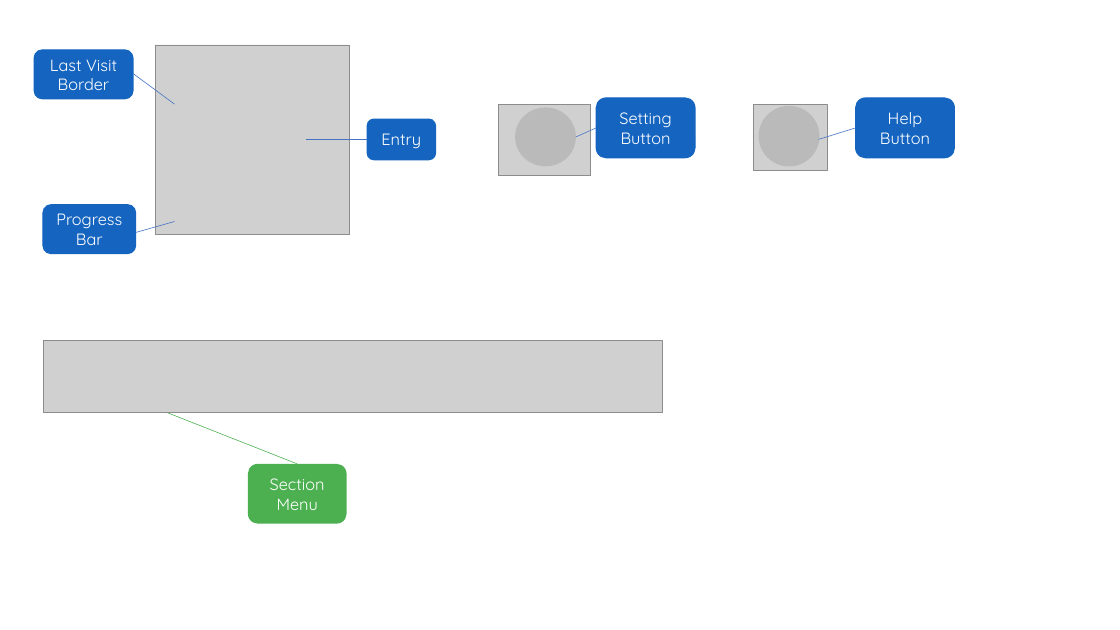
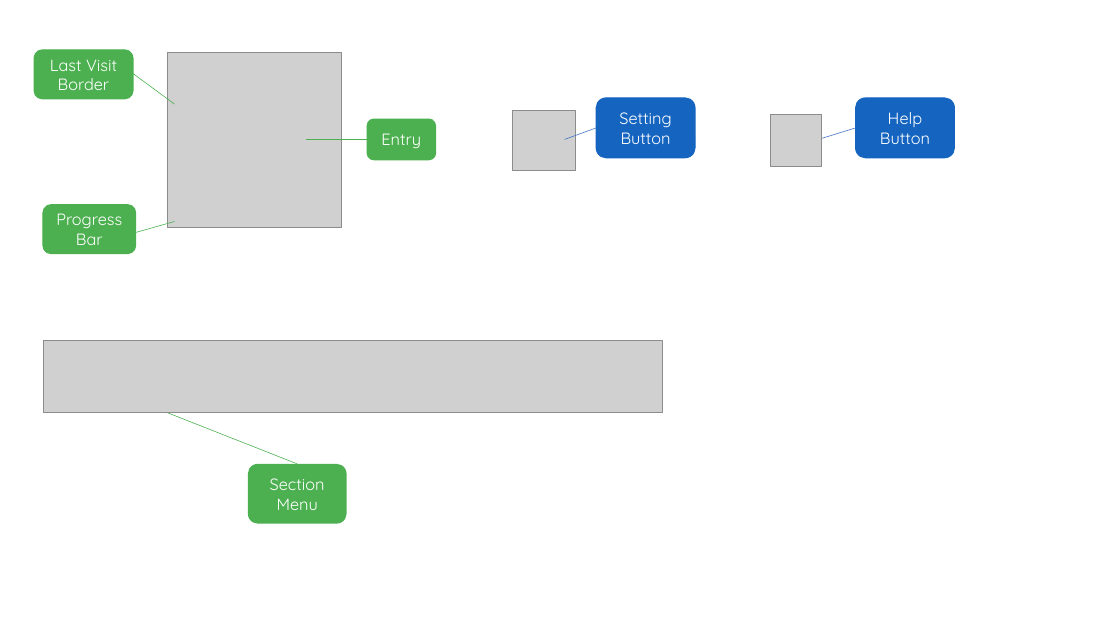
Before and after one commit to team10nb/PublicFiles, a slide deck: slide 3 of Design/helpPic2.pptx. Drawn at 1120x630 pixels with LibreOffice and Linux fonts; fonts in the diff are those of the drawing; grey boxes stand for pictures. Boxes give left, top, right and bottom in pixels: in the first picture for what was removed or moved away, otherwise in the second. Text is boxed around its words. In the diff, an @@ line names an element or a change of style, - is before the commit and + after.

```diff
--- a/Design/helpPic2.pptx
+++ b/Design/helpPic2.pptx
@@ picture: place and size @@
-picture at [155, 45, 350, 234]
+picture at [167, 53, 342, 228]
@@ line (133, 73) - (175, 104): stroke #4472C4 0.5 pt to #4CB050 0.5 pt @@
@@ fill #1565C0 to #4CB050; outline #1565C0 1 pt to #4CB050 1 pt in 3 elements at [34, 50, 134, 98], [43, 205, 135, 254], [367, 119, 435, 160] @@
@@ picture: place and size @@
-picture at [499, 104, 592, 176]
+picture at [513, 110, 576, 171]
@@ ellipse removed at [515, 108, 576, 166] @@
@@ ellipse removed at [759, 106, 819, 166] @@
@@ picture: place and size @@
-picture at [754, 104, 828, 171]
+picture at [771, 114, 822, 166]
@@ line (367, 139) - (306, 139): stroke #4472C4 0.5 pt to #4CB050 0.5 pt @@
@@ line moved from (597, 128) - (576, 137) to (597, 128) - (565, 139) @@
@@ line (136, 233) - (175, 222): stroke #4472C4 0.5 pt to #4CB050 0.5 pt @@
```
Also in this commit, not shown: 1 slide added, 6 other files.
